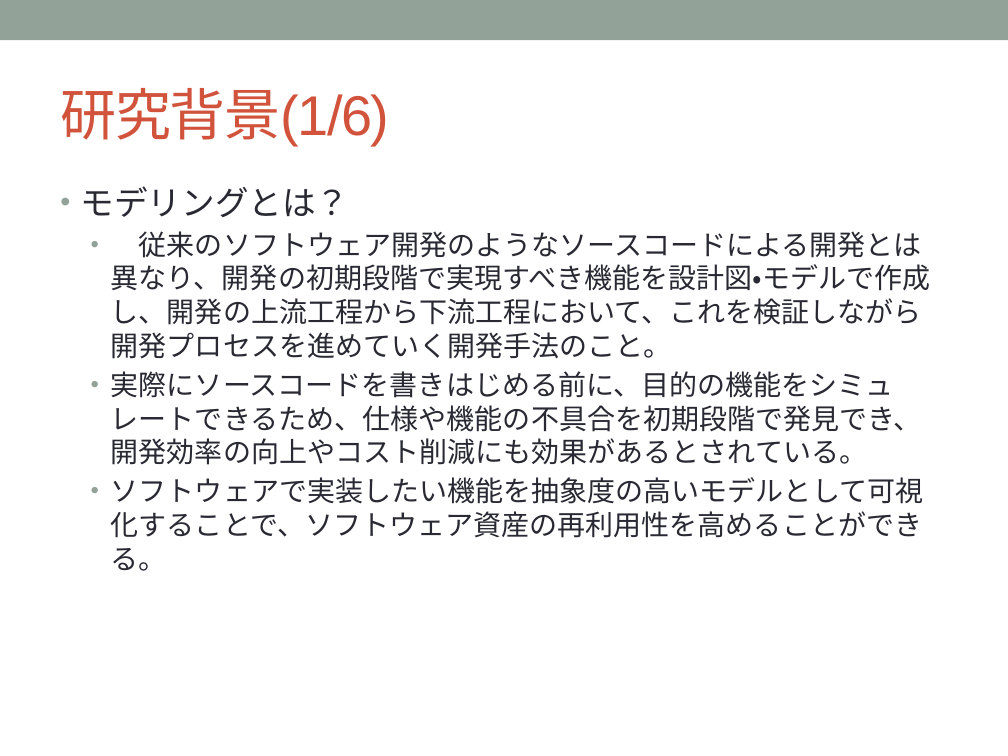
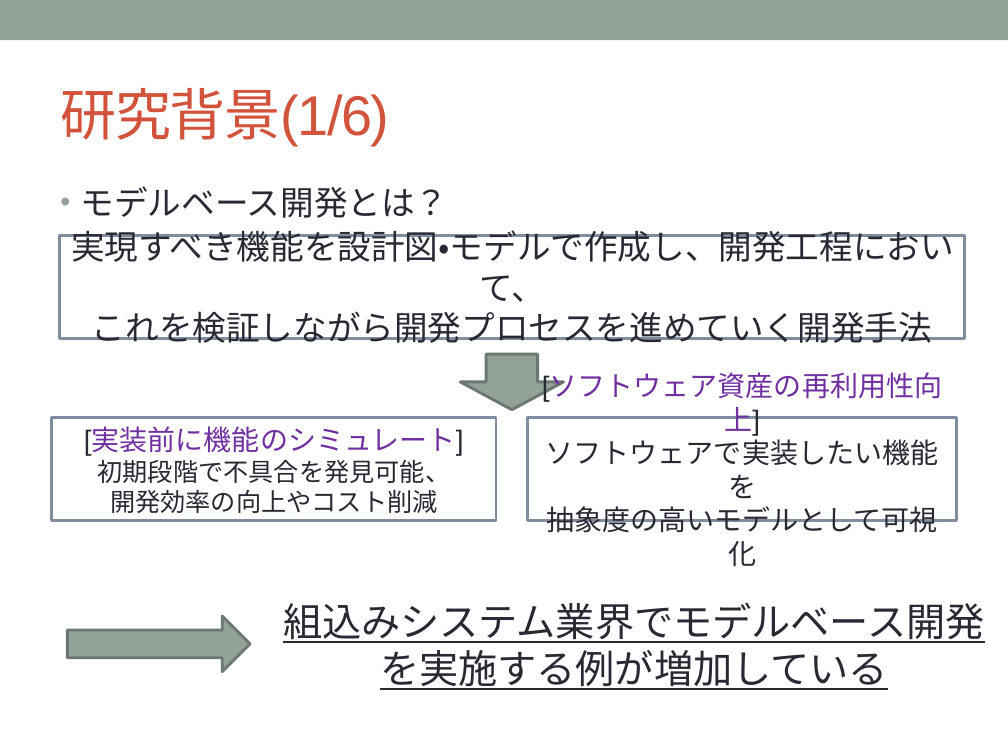
Before and after one commit to YutaNiimura/leJOS-OSEK, a slide deck: slide 3 of 中間発表関連/5I25新村祐太 中間発表スライドver0.5.pptx. Drawn at 1008x756 pixels with LibreOffice and Linux fonts; fonts in the diff are those of the drawing. Boxes give left, top, right and bottom in pixels: in the first picture for what was removed or moved away, otherwise in the second. Text is boxed around its words. In the diff, an @@ line names an element or a change of style, - is before the commit and + after.

```diff
--- a/中間発表関連/5I25新村祐太 中間発表スライドver0.5.pptx
+++ b/中間発表関連/5I25新村祐太 中間発表スライドver0.5.pptx
@@ text at <box>81,186,449,218</box>: text changed; size 20 to 24 pt @@
-• モデリングとは？
-  • 従来のソフトウェア開発のようなソースコードによる開発とは異なり、開発の初期段階で実現すべき機能を設計図・モデルで作成し、開発の上流工程から下流工程において、これを検証しながら開発プロセスを進めていく開発手法のこと。
-  • 実際にソースコードを書きはじめる前に、目的の機能をシミュレートできるため、仕様や機能の不具合を初期段階で発見でき、開発効率の向上やコスト削減にも効果があるとされている。
-  • ソフトウェアで実装したい機能を抽象度の高いモデルとして可視化することで、ソフトウェア資産の再利用性を高めることができる。
+• モデルベース開発とは？
@@ rectangle added at <box>59,235,965,338</box>, fill #FFFFFF, outline #808DA0 2.08 pt, 24 pt, text #292934 @@
+実現すべき機能を設計図・モデルで作成し、開発工程において、
+これを検証しながら開発プロセスを進めていく開発手法
@@ down arrow added at <box>461,354,563,409</box>, fill #93A299, outline #6D7871 2.08 pt @@
@@ rectangle added at <box>51,417,496,520</box>, fill #FFFFFF, outline #808DA0 2.08 pt, 18 pt, text #292934 @@
+[実装前に機能のシミュレート]
+初期段階で不具合を発見可能、
+開発効率の向上やコスト削減
@@ rectangle added at <box>528,417,957,520</box>, fill #FFFFFF, outline #808DA0 2.08 pt, 20 pt, text #292934 @@
+[ソフトウェア資産の再利用性向上]
+ソフトウェアで実装したい機能を
+抽象度の高いモデルとして可視化
@@ right arrow added at <box>68,616,250,671</box>, fill #93A299, outline #6D7871 2.08 pt @@
@@ text added at <box>283,603,985,690</box>, 28 pt, text #292934, underline @@
+組込みシステム業界でモデルベース開発を実施する例が増加している
```
Also in this commit, not shown: 9 other slides changed, 2 slides added, 11 other files.
